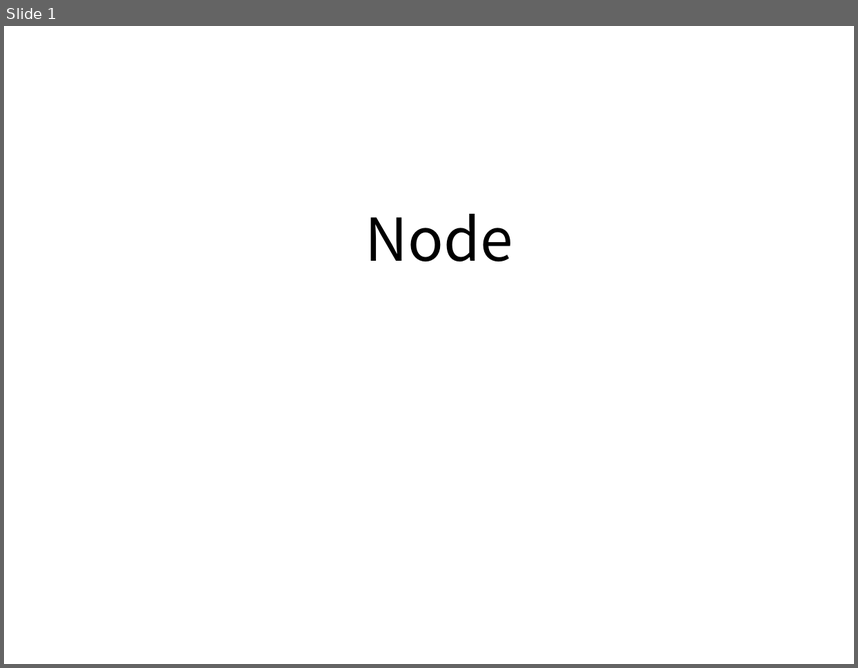
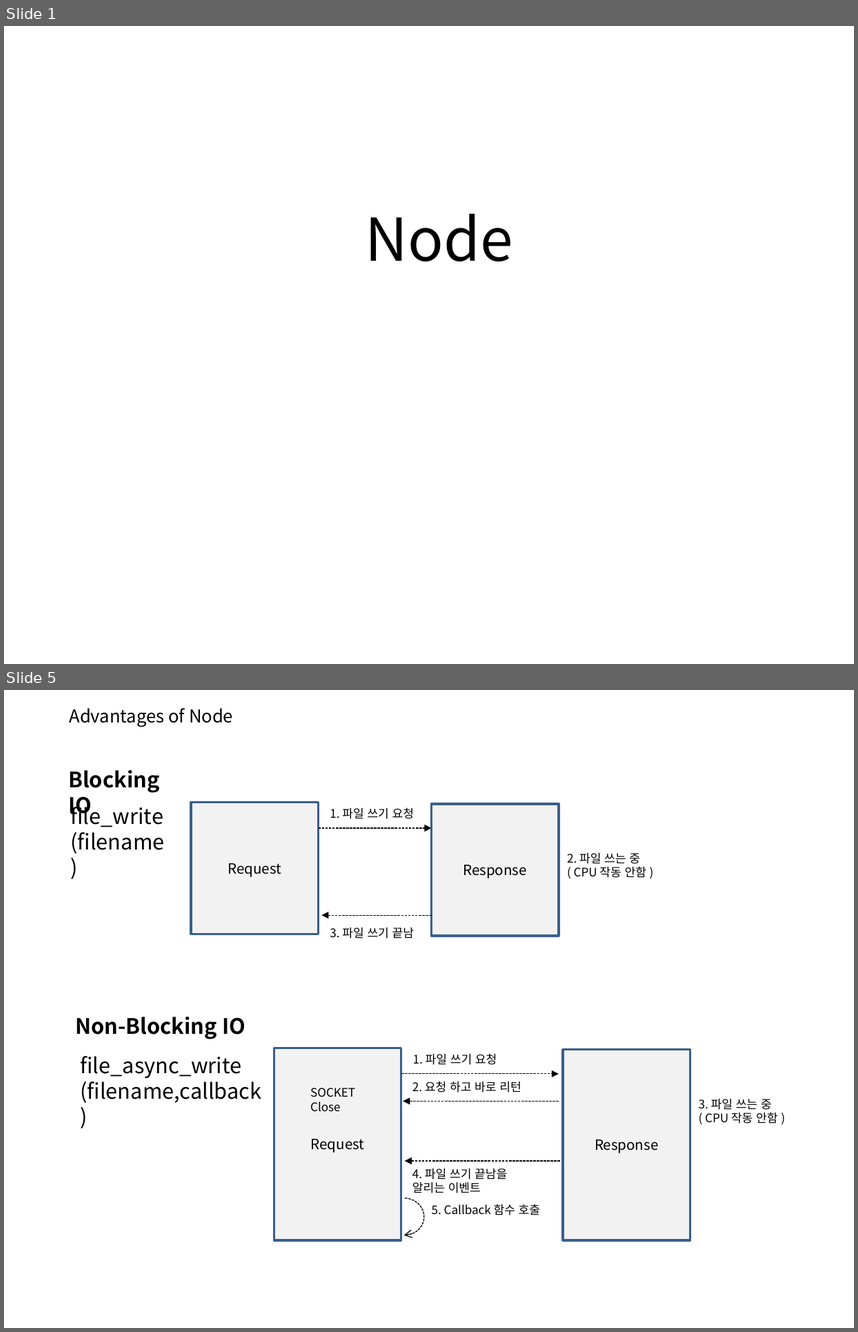
Before and after one commit to zipdrv85/vueStudy, a slide deck: doc/3주차 스터디 NODE.pptx. Shown one above the other, each under a label of ours: slide 1 before the commit, slides 1 and 5 after it; the slides between them are not shown. The pictures are 858x668 and 858x1332 pixels, drawn with LibreOffice and Linux fonts; fonts in the diff are those of the drawing; background and template pictures are left out. Boxes give left, top, right and bottom in pixels: in the first picture for what was removed or moved away, otherwise in the second. Text is boxed around its words. In the diff, an @@ line names an element or a change of style, - is before the commit and + after.

```diff
--- a/doc/3주차 스터디 NODE.pptx
+++ b/doc/3주차 스터디 NODE.pptx
@@ slide 5 added at (4,690,854,1328), background #FFFFFF @@
@@ text added at (69,708,233,727), 15 pt, text #000000 @@
+Advantages of Node
@@ text added at (68,770,159,818), 18 pt, text #000000, bold @@
+Blocking IO
@@ text added at (70,802,164,854), 18 pt, text #000000 @@
+file_write
+(filename)
@@ rectangle added at (191,802,319,934), fill #F2F2F2, outline #3A5F8C 2 pt, 12 pt, text #000000 @@
+Request
@@ text added at (330,807,414,819), 10 pt, text #000000 @@
+1. 파일 쓰기 요청
@@ rectangle added at (432,804,559,936), fill #F2F2F2, outline #3A5F8C 2 pt, 12 pt, text #000000 @@
+Response
@@ arrow added from (319, 828) to (432, 828), #000000 0.75 pt dashed @@
@@ text added at (567,853,646,878), 10 pt, text #000000 @@
+2. 파일 쓰는 중
+( CPU 작동 안함 )
@@ arrow added from (432, 915) to (322, 915), #000000 0.75 pt dashed @@
@@ text added at (330,927,414,938), 10 pt, text #000000 @@
+3. 파일 쓰기 끝남
@@ text added at (75,1016,245,1039), 18 pt, text #000000, bold @@
+Non-Blocking IO
@@ text added at (80,1056,261,1103), 18 pt, text #000000 @@
+file_async_write
+(filename,callback)
@@ rectangle added at (274,1048,402,1240), fill #F2F2F2, outline #3A5F8C 2 pt, 12 pt, text #000000 @@
+Request
@@ text added at (413,1053,497,1065), 10 pt, text #000000 @@
+1. 파일 쓰기 요청
@@ rectangle added at (564,1049,691,1240), fill #F2F2F2, outline #3A5F8C 2 pt, 12 pt, text #000000 @@
+Response
@@ arrow added from (401, 1074) to (559, 1074), #000000 0.75 pt dashed @@
@@ text added at (412,1081,521,1092), 10 pt, text #000000 @@
+2. 요청 하고 바로 리턴
@@ text added at (310,1087,355,1112), 10 pt, text #000000 @@
+SOCKET Close
@@ arrow added from (559, 1101) to (403, 1101), #000000 0.75 pt dashed @@
@@ text added at (699,1098,777,1123), 10 pt, text #000000 @@
+3. 파일 쓰는 중
+( CPU 작동 안함 )
@@ arrow added from (560, 1161) to (404, 1161), #000000 0.75 pt dashed @@
@@ text added at (412,1168,507,1193), 10 pt, text #000000 @@
+4. 파일 쓰기 끝남을 알리는 이벤트
@@ arc (boxed as its full ellipse) added at (383,1196,425,1236), outline #000000 0.75 pt dashed @@
@@ text added at (432,1203,540,1215), 10 pt, text #000000 @@
+5. Callback 함수 호출
```
Also in this commit, not shown: 4 slides changed, 5 other slides added.
